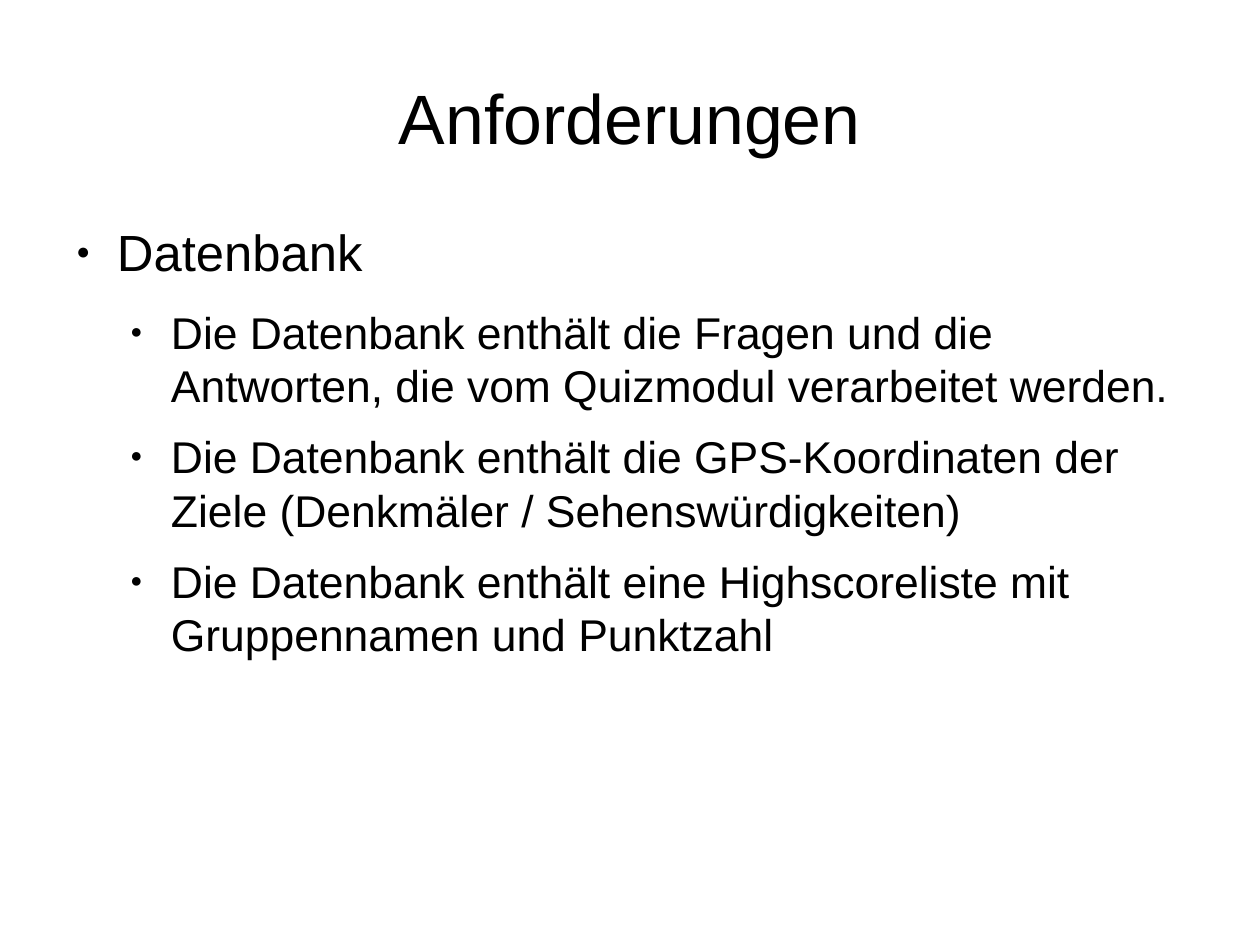
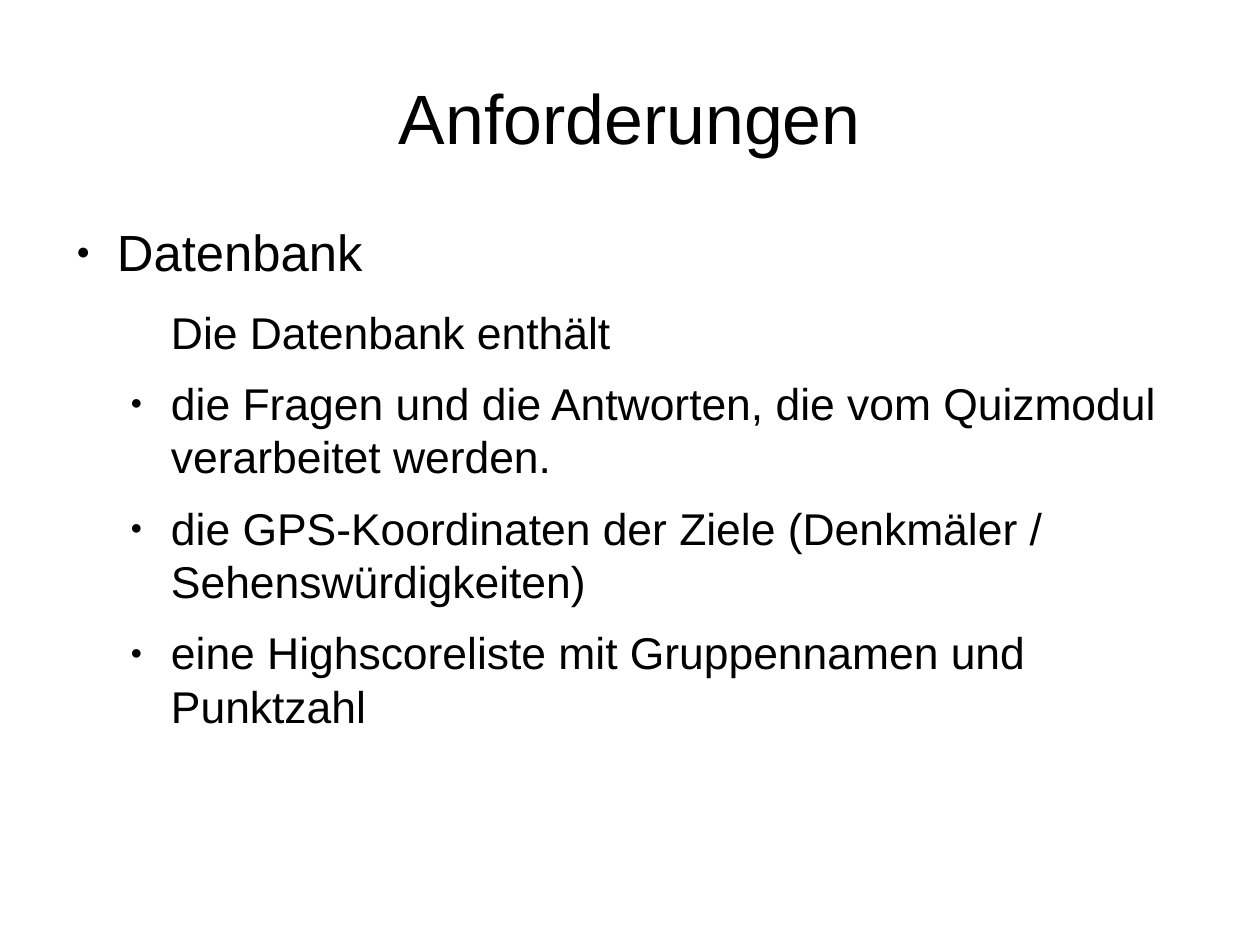
Before and after one commit to Institute-Web-Science-and-Technologies/GeoVisualization, a slide deck: slide 7 of Praesentation.odp. Drawn at 1260x945 pixels with LibreOffice and Linux fonts; fonts in the diff are those of the drawing. Boxes give left, top, right and bottom in pixels: in the first picture for what was removed or moved away, otherwise in the second. Text is boxed around its words. In the diff, an @@ line names an element or a change of style, - is before the commit and + after.

Commit message:
Update

```diff
--- a/Praesentation.odp
+++ b/Praesentation.odp
@@ text at box(171, 316, 1155, 724): text changed @@
-  ● Die Datenbank enthält die Fragen und die Antworten, die vom Quizmodul verarbeitet werden.
-  ● Die Datenbank enthält die GPS-Koordinaten der Ziele (Denkmäler / Sehenswürdigkeiten)
-  ● Die Datenbank enthält eine Highscoreliste mit Gruppennamen und Punktzahl
+  Die Datenbank enthält
+  ● die Fragen und die Antworten, die vom Quizmodul verarbeitet werden.
+  ● die GPS-Koordinaten der Ziele (Denkmäler / Sehenswürdigkeiten)
+  ● eine Highscoreliste mit Gruppennamen und Punktzahl
```
Also in this commit, not shown: 6 other slides changed, 1 slide added, 1 slide removed.
